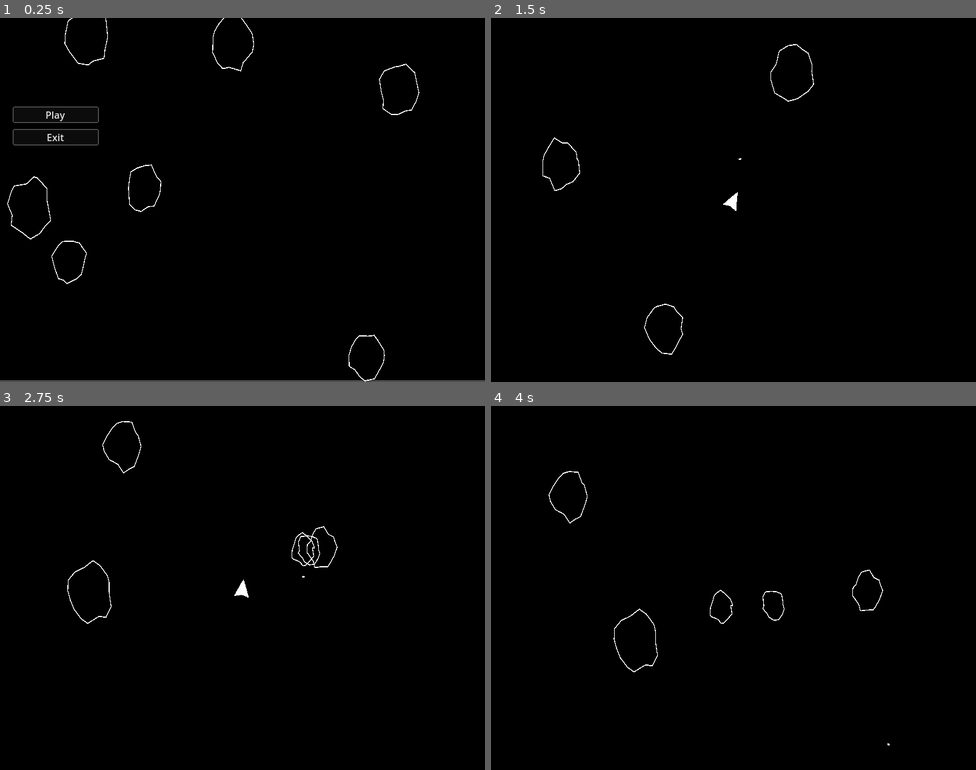
Above: before the commit, frames 1-4 (two rows, left to right).
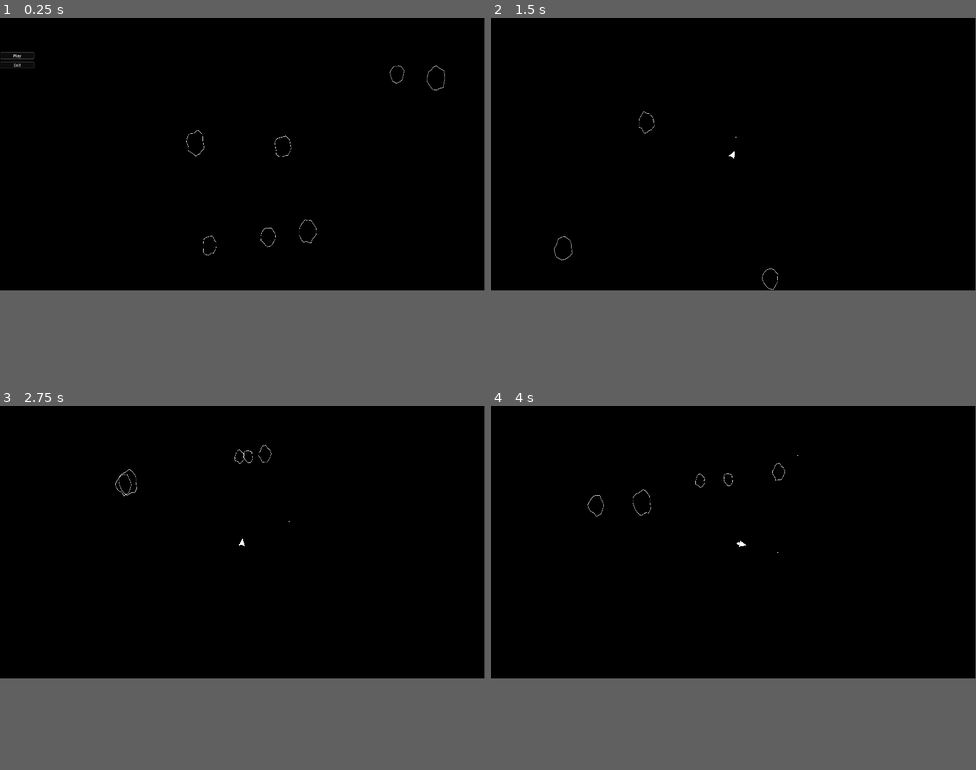
Above: after the commit, the same moments.

Repository: Moonshoes77/Asteroids
Game: Godot game, scene res://scenes/main_menu.tscn
Same seed, same stepped clock (60 frames per second), same inputs: the game is played once before the commit and once after it.
Inputs:
- Up to frame 1 (0.25 s): no input
- Up to frame 2 (1.5 s): click "Play" at 0.5 s; tap Enter at 1.25 s; hold D (rotate_right) from 1.28 s (still down); tap Space (shoot) at 1.35 s
- Up to frame 3 (2.75 s): release D (rotate_right) at 2.03 s; hold A (rotate_left) from 2.03 s (still down); tap F (Free) at 2.1 s; tap Space (shoot) at 2.3 s
- Up to frame 4 (4 s): release A (rotate_left) at 2.78 s; hold D (rotate_right) 2.78-3.53 s; tap I (Info) at 2.85 s; tap Space (shoot) at 3.05, 3.6 s; hold W (accelerate) from 3.53 s (still down)
The window is 800x600 before the commit and 799x449 after it. Grey fills any space a smaller window leaves; there, only what the larger window draws over its background counts as a difference.

The runs differ from the first frame. In frame 1, 1.5% of the frame differs, in the area x 0-100%, y 0-100%; in frame 2, 0.4%; in frame 3, 0.4%; in frame 4, 0.4%.

Commit message:
cleaned up player script

Diff:
--- a/project.godot
+++ b/project.godot
@@ -17,8 +17,11 @@
 
 [display]
 
-window/size/viewport_width=800
-window/size/viewport_height=600
+window/size/viewport_width=640
+window/size/viewport_height=360
+window/size/mode=4
+window/size/window_width_override=1920
+window/size/window_height_override=1080
 window/stretch/scale_mode="integer"
 
 [dotnet]
--- a/scenes/main_menu.tscn
+++ b/scenes/main_menu.tscn
@@ -8,6 +8,8 @@
 anchors_preset = 15
 anchor_right = 1.0
 anchor_bottom = 1.0
+offset_right = -614.88
+offset_bottom = -301.2
 grow_horizontal = 2
 grow_vertical = 2
 script = ExtResource("1_l6cm7")
@@ -18,24 +20,28 @@
 z_as_relative = false
 layout_mode = 1
 anchors_preset = -1
-anchor_right = 0.20375
-anchor_bottom = 0.395
-offset_right = 640.0
-offset_bottom = 360.0
+anchor_right = 25.478
+anchor_bottom = 6.122
+offset_right = -0.00726318
+offset_bottom = 0.0264587
+grow_horizontal = 2
+grow_vertical = 2
 color = Color(0, 0, 0, 1)
-metadata/_edit_use_anchors_ = true
 
 [node name="Button_Container" type="MarginContainer" parent="."]
 z_index = -1
 z_as_relative = false
 layout_mode = 1
-offset_left = 21.1026
-offset_top = 125.667
-offset_right = 163.103
-offset_bottom = 229.667
+anchors_preset = -1
+anchor_top = -0.03
+anchor_bottom = -0.03
+offset_left = 2.0
+offset_top = 139.764
+offset_right = 136.0
+offset_bottom = 364.764
+grow_vertical = 2
 theme_override_constants/margin_top = 20
 theme_override_constants/margin_bottom = 20
-metadata/_edit_use_anchors_ = true
 
 [node name="VBoxContainer" type="VBoxContainer" parent="Button_Container"]
 z_index = -1
--- a/scenes/player.tscn
+++ b/scenes/player.tscn
@@ -7,6 +7,7 @@
 [ext_resource type="AudioStream" uid="uid://densybyodauac" path="res://assets/Sound/thruster.wav" id="6_tuyoq"]
 
 [node name="Player" type="CharacterBody2D"]
+texture_filter = 1
 collision_mask = 10
 motion_mode = 1
 script = ExtResource("1_wqxex")
--- a/scripts/Bullet.gd
+++ b/scripts/Bullet.gd
@@ -28,7 +28,7 @@
 # Called when the node enters the scene tree for the first time.
 func _ready():
 	global_position = pos
-	global_rotation = rot - PI / 2
+	global_rotation = rot
 
 
 # Called every frame. 'delta' is the elapsed time since the previous frame.
--- a/scripts/player.gd
+++ b/scripts/player.gd
@@ -13,6 +13,24 @@
 var Bullet_Instance = preload("res://scenes/bullet.tscn")
 
 signal player_death
+
+
+func _ready():
+	position.x = Main.screen_size.x / 2.0
+	position.y = Main.screen_size.y / 2.0
+	$ship/flame.visible = false
+
+
+func _process(_delta):
+	if Input.is_action_just_pressed("shoot"):
+		shoot()
+	update()
+
+
+func _physics_process(_delta: float) -> void:
+	screen_wrap()
+	move_and_slide()
+
 
 func thrust(strength: float = 0.5):
 	if !$thrusterSFX.is_playing():
@@ -88,22 +106,7 @@
 		counter = 0
 
 
-func _ready():
-	position.x = Main.screen_size.x / 2.0
-	position.y = Main.screen_size.y / 2.0
-	$ship/flame.visible = false
-
 func die():
 	print("You dead")
 	player_death.emit()
 	queue_free()
-
-
-func _process(_delta):
-	if Input.is_action_just_pressed("shoot"):
-		shoot()
-	update()
-
-func _physics_process(_delta: float) -> void:
-	screen_wrap()
-	move_and_slide()
--- a/scripts/stage_manager.gd
+++ b/scripts/stage_manager.gd
@@ -24,7 +24,6 @@
 	print("Stage: ", stage)
 
 
-
 func add_roids(num: int, size: Asteroid.Size = Asteroid.Size.LARGE, pos = 0):
 	#default case, used to add a stage's initial asteroids
 	if (pos is int):
@@ -47,22 +46,21 @@
 			new_roid.add_to_group("asteroids")
 
 
-
 func _on_bullet_hit(asteroid: Asteroid):
 	var pos = asteroid.position
 	var size = asteroid.size
 	match size:
 		0:
 			add_roids(3, size + 1, pos)
-			change_score(10)
+			update_score(10)
 		1:
 			add_roids(2, size + 1, pos)
-			change_score(20)
+			update_score(20)
 		2:
-			change_score(50)
+			update_score(50)
 			pass
 
-func change_score(score: int):
+func update_score(score: int):
 	current_score += score
 
 func check_asteroid_count():
